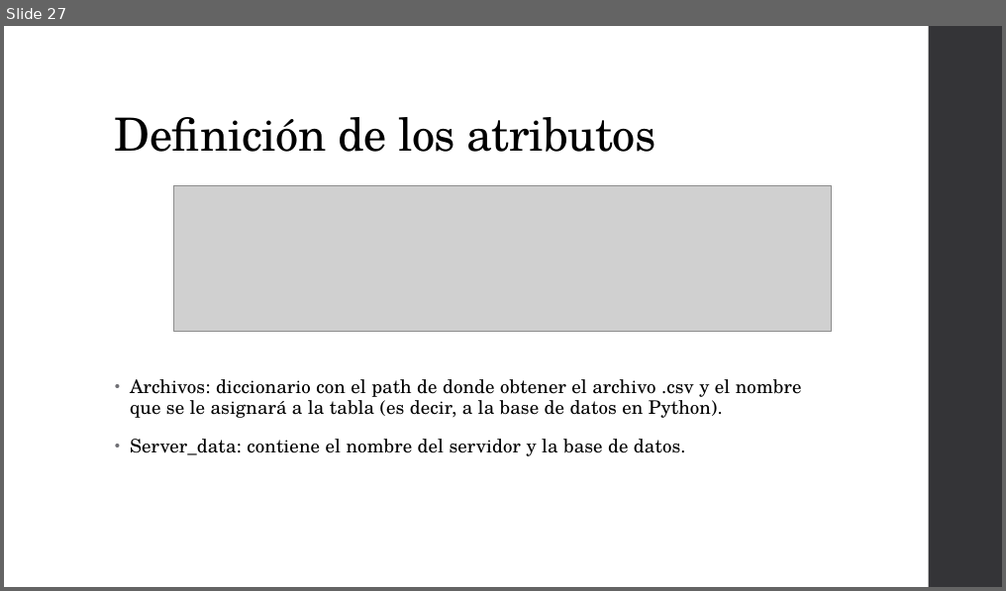
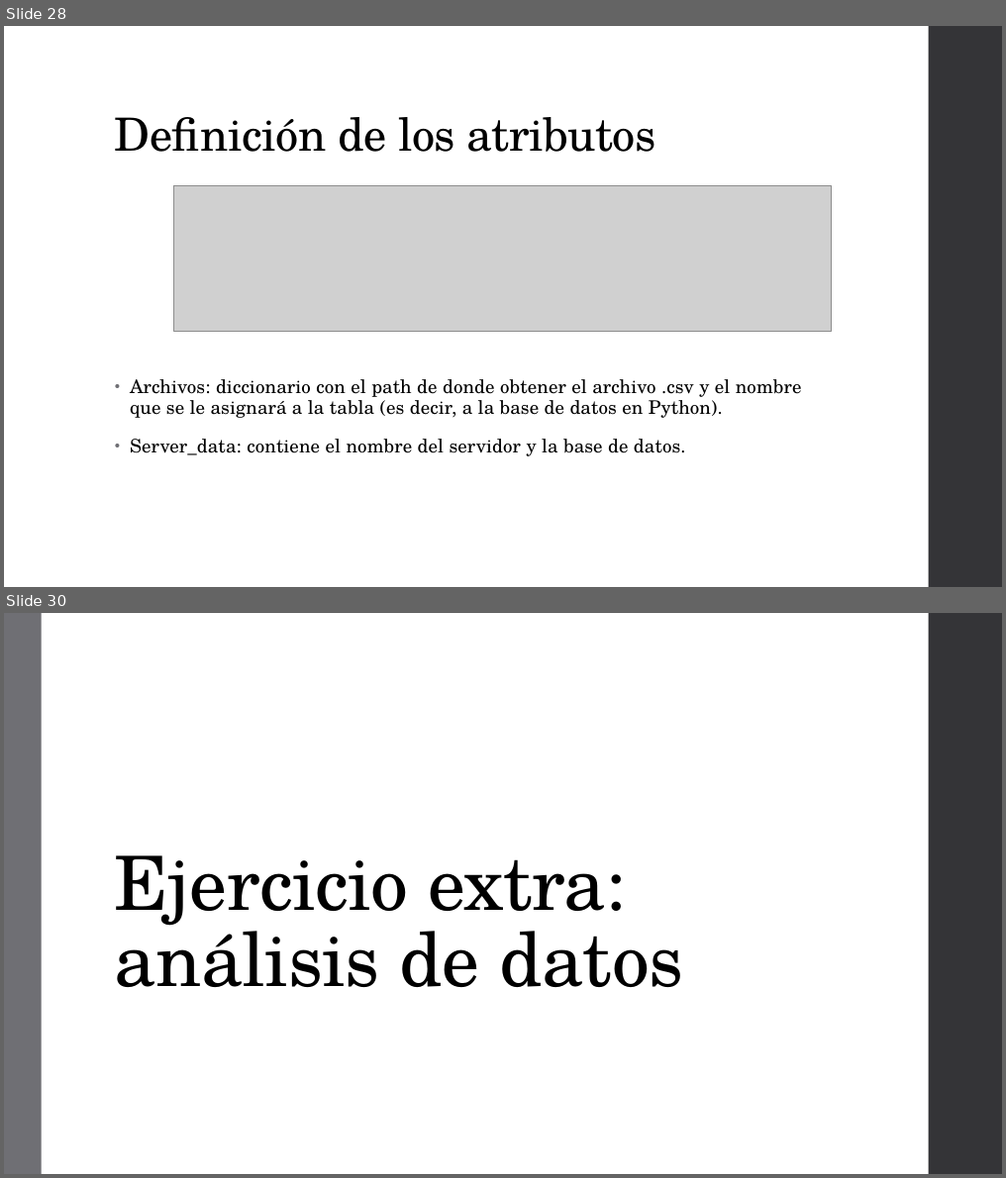
Before and after one commit to VGardella/GELT-data-excercise, a slide deck: Presentacion GELT - Gardella, Victoria (Data Engineer).pptx. Shown one above the other, each under a label of ours: slide 27 before the commit, slides 28 and 30 after it; the slides between them are not shown. The pictures are 1006x591 and 1006x1178 pixels, drawn with LibreOffice and Linux fonts; fonts in the diff are those of the drawing; grey boxes stand for pictures. Boxes give left, top, right and bottom in pixels: in the first picture for what was removed or moved away, otherwise in the second. Text is boxed around its words. In the diff, an @@ line names an element or a change of style, - is before the commit and + after.

```diff
--- a/Presentacion GELT - Gardella, Victoria (Data Engineer).pptx
+++ b/Presentacion GELT - Gardella, Victoria (Data Engineer).pptx
@@ slide 30 added at (4,613,1002,1174), background #FFFFFF; not listed: 1 template element that a slide beside it also shows @@
@@ rectangle added at (4,613,42,1174), fill #6F6F74 @@
@@ title added at (115,856,683,987), 72 pt, text #000000 @@
+Ejercicio extra: análisis de datos
@@ what was slide 27 is now slide 28 @@
```
Also in this commit, not shown: 1 slide changed, 6 other slides added, 1 slide removed, 23 other files.
